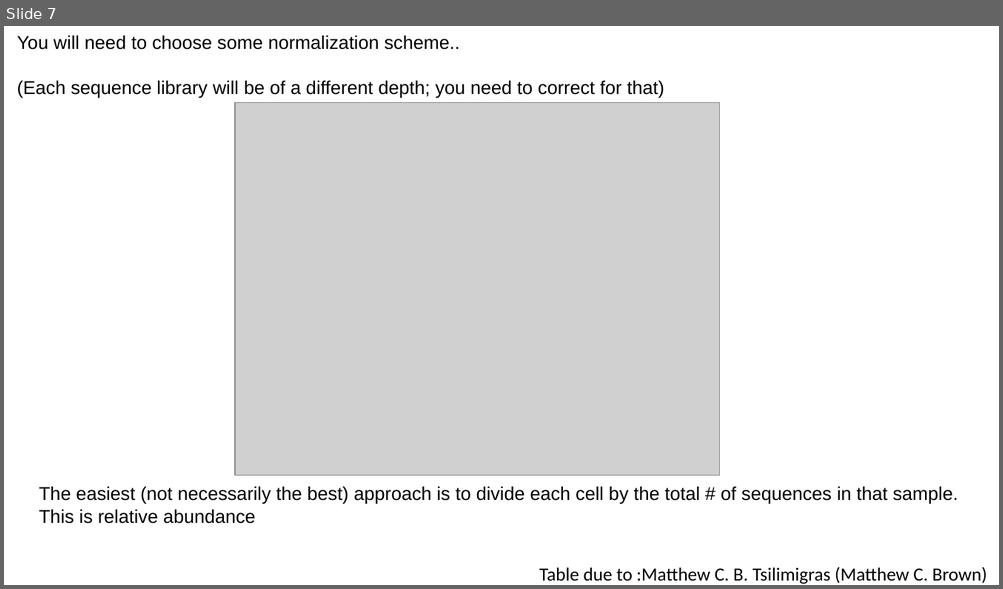
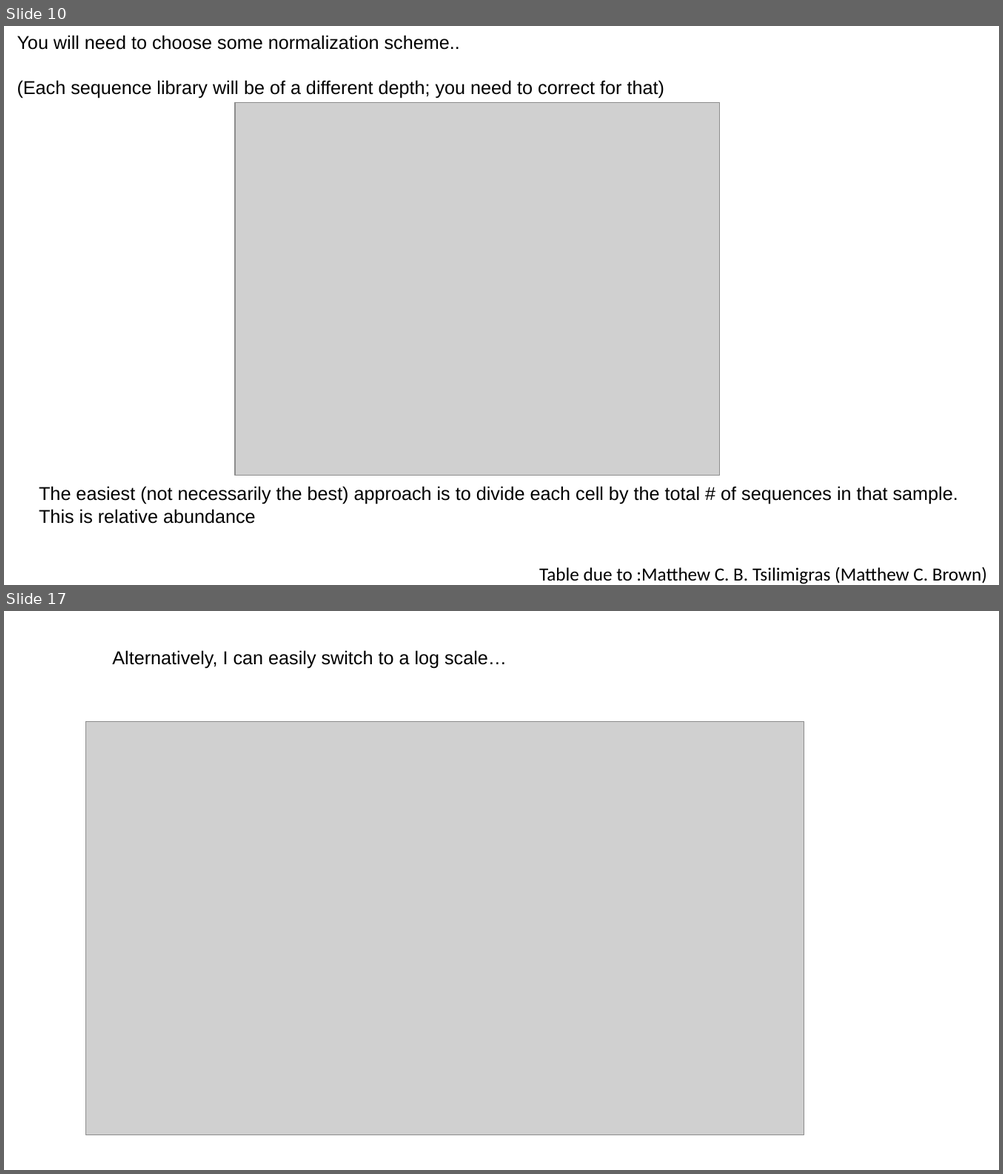
Before and after one commit to afodor/afodor.github.io, a slide deck: classes/ChapelHill2018/ch.pptx. Shown one above the other, each under a label of ours: slide 7 before the commit, slides 10 and 17 after it; the slides between them are not shown. The pictures are 1003x589 and 1003x1174 pixels, drawn with LibreOffice and Linux fonts; fonts in the diff are those of the drawing; grey boxes stand for pictures. Boxes give left, top, right and bottom in pixels: in the first picture for what was removed or moved away, otherwise in the second. Text is boxed around its words. In the diff, an @@ line names an element or a change of style, - is before the commit and + after.

```diff
--- a/classes/ChapelHill2018/ch.pptx
+++ b/classes/ChapelHill2018/ch.pptx
@@ slide 17 added at box(4, 611, 999, 1170), background #FFFFFF @@
@@ text added at box(112, 650, 506, 669), 18 pt, text #000000 @@
+Alternatively, I can easily switch to a log scale…
@@ picture added at box(86, 721, 804, 1136) @@
@@ what was slide 7 is now slide 10 @@
```
Also in this commit, not shown: 1 slide changed, 14 other slides added.
